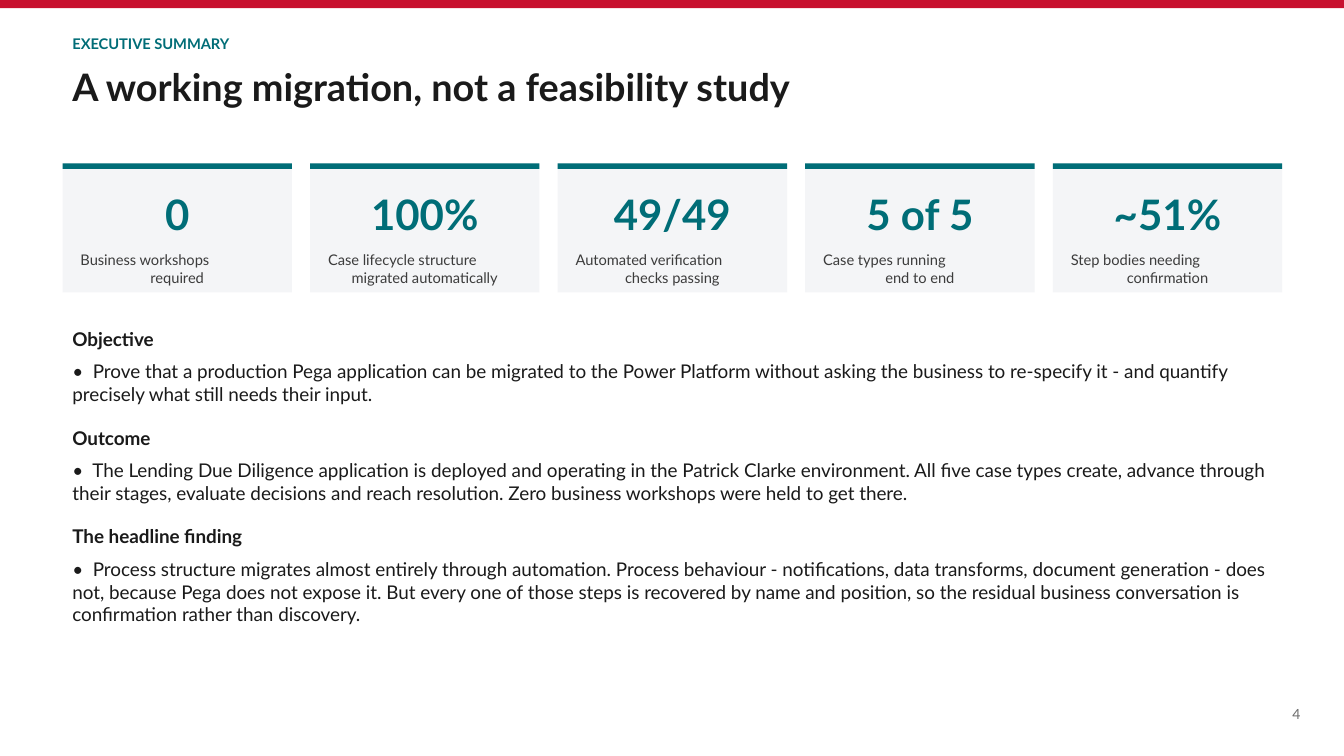
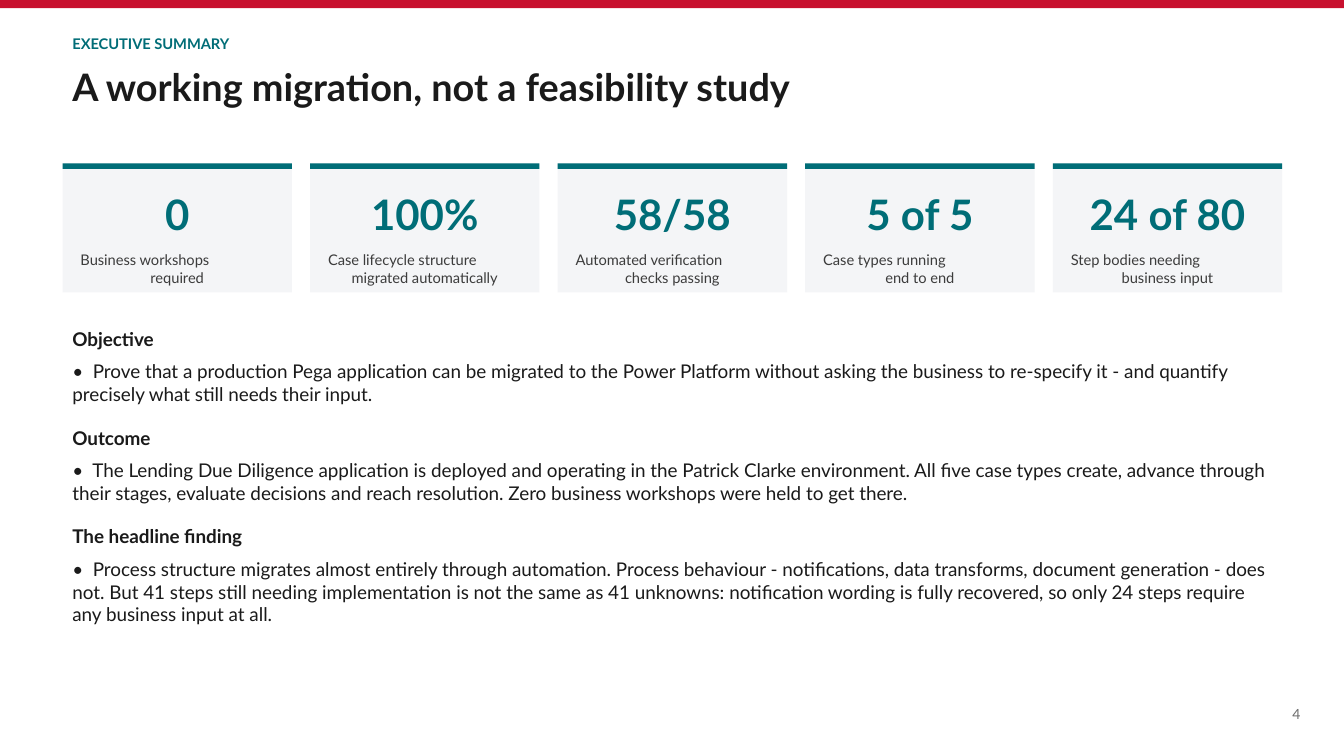
Before and after one commit to parclarke/LDD, a slide deck: slide 4 of lending-due-diligence-app/docs/Pega-to-PowerPlatform-Migration-PoC.pptx. Drawn at 1344x756 pixels with LibreOffice and Linux fonts; fonts in the diff are those of the drawing. Boxes give left, top, right and bottom in pixels: in the first picture for what was removed or moved away, otherwise in the second. Text is boxed around its words. In the diff, an @@ line names an element or a change of style, - is before the commit and + after.

```diff
--- a/lending-due-diligence-app/docs/Pega-to-PowerPlatform-Migration-PoC.pptx
+++ b/lending-due-diligence-app/docs/Pega-to-PowerPlatform-Migration-PoC.pptx
@@ text at (614, 198, 731, 232): text changed @@
-49/49
+58/58
@@ text at (1090, 199, 1246, 231): text changed @@
-~51%
+24 of 80
@@ text at (1071, 254, 1213, 286): text changed @@
-Step bodies needing
-confirmation
+Step bodies needing
+business input
@@ text at (72, 562, 1265, 625): text changed @@
-• Process structure migrates almost entirely through automation. Process behaviour - notifications, data transforms, document generation - does not, because Pega does not expose it. But every one of those steps is recovered by name and position, so the residual business conversation is confirmation rather than discovery.
+• Process structure migrates almost entirely through automation. Process behaviour - notifications, data transforms, document generation - does not. But 41 steps still needing implementation is not the same as 41 unknowns: notification wording is fully recovered, so only 24 steps require any business input at all.
```
Also in this commit, not shown: 4 other slides changed, 3 other files.
